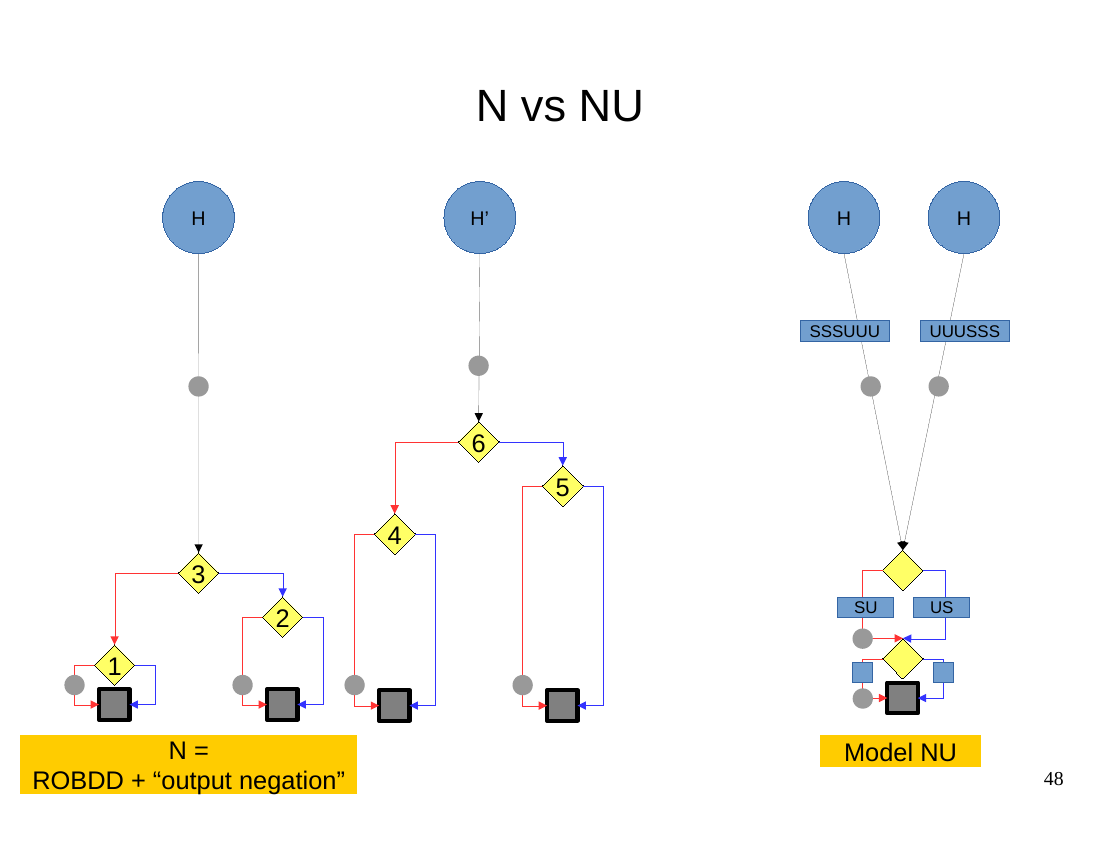
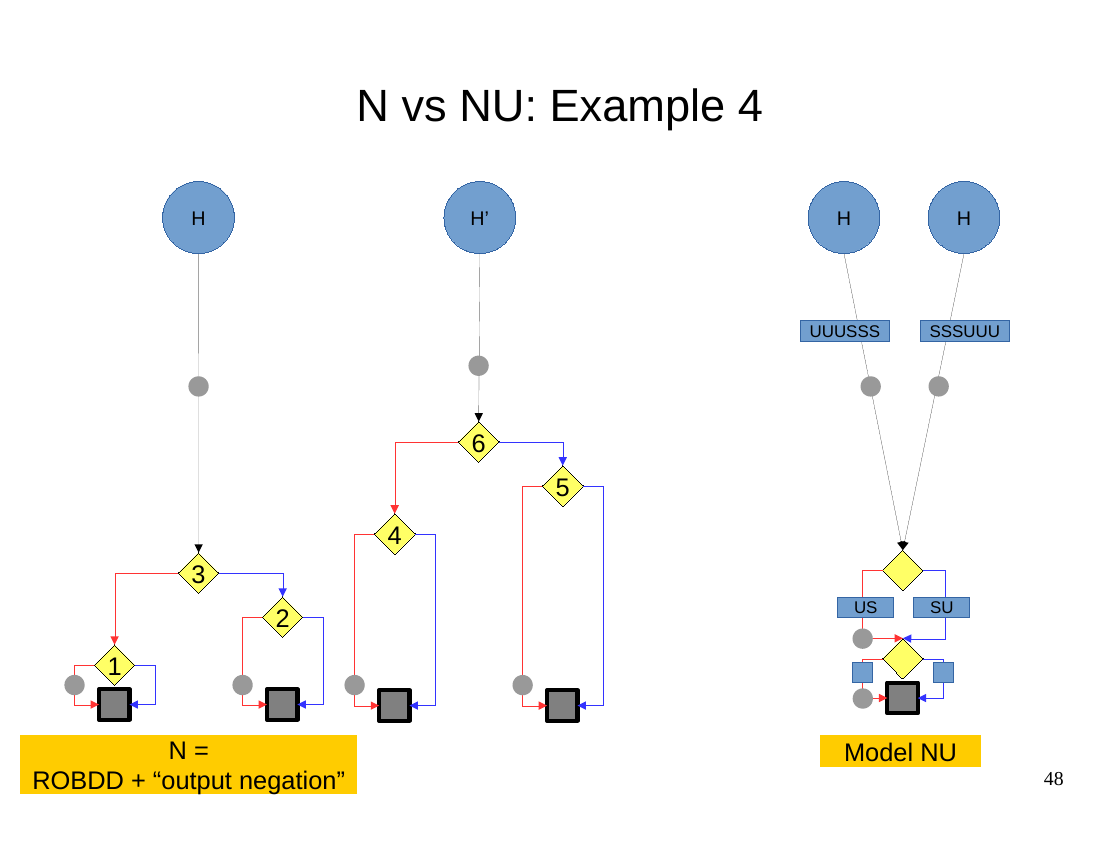
Before and after one commit to FenouilletLucas/DAGaml, a slide deck: slide 48 of doc/2017-06-19-odp/final.odp. Drawn at 1120x841 pixels with LibreOffice and Linux fonts; fonts in the diff are those of the drawing. Boxes give left, top, right and bottom in pixels: in the first picture for what was removed or moved away, otherwise in the second. Text is boxed around its words. In the diff, an @@ line names an element or a change of style, - is before the commit and + after.

```diff
--- a/doc/2017-06-19-odp/final.odp
+++ b/doc/2017-06-19-odp/final.odp
@@ title at box(356, 88, 763, 130): text changed @@
-N vs NU
+N vs NU: Example 4
@@ rectangle "UUUSSS": place and size @@
-rectangle "UUUSSS" at box(921, 320, 1010, 340)
+rectangle "UUUSSS" at box(801, 321, 890, 341)
@@ rectangle "SSSUUU": place and size @@
-rectangle "SSSUUU" at box(801, 321, 890, 341)
+rectangle "SSSUUU" at box(921, 320, 1010, 340)
@@ rectangle "US": place and size @@
-rectangle "US" at box(914, 597, 970, 617)
+rectangle "US" at box(837, 597, 893, 617)
@@ rectangle "SU": place and size @@
-rectangle "SU" at box(837, 597, 893, 617)
+rectangle "SU" at box(914, 597, 970, 617)
```
Also in this commit, not shown: 6 other slides changed, 6 slides added, 30 slides removed, 8 other files.
